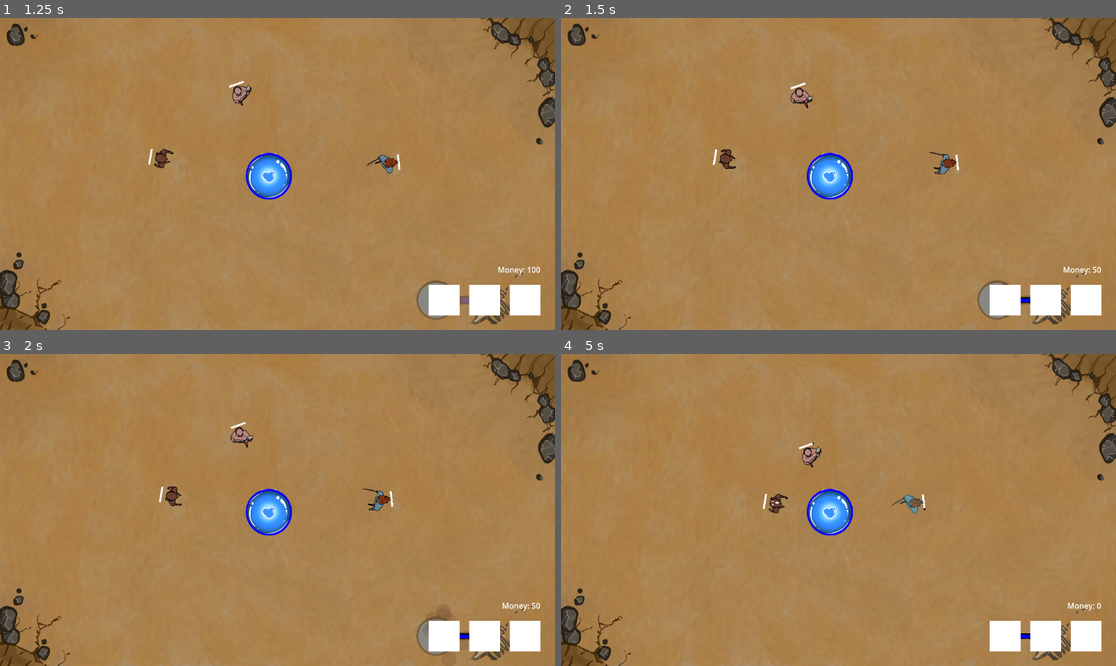
Above: before the commit, frames 1-4 (two rows, left to right).
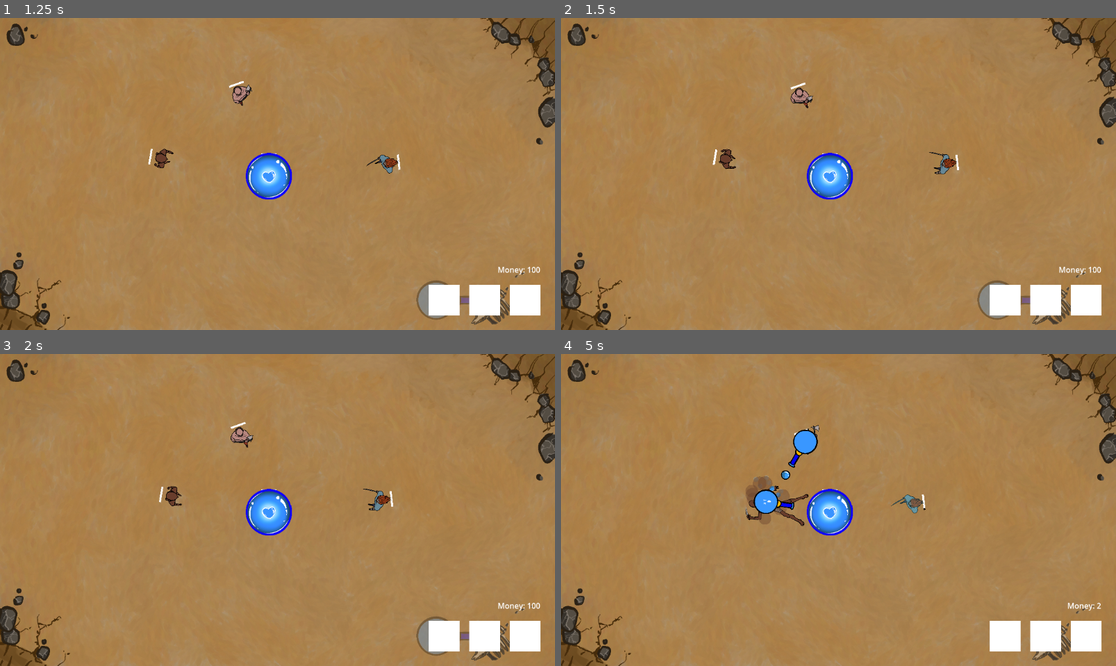
Above: after the commit, the same moments.

Repository: PNP-Gamejam/ggj2025-bubbles
Game: Godot game, scene res://main.tscn
Two runs of this game, one before a commit and one after it. Both use one fixed random seed, a clock stepped at 60 frames per second and the inputs below. Sound files missing from this copy of the repository are replaced by a short silence.
Inputs (mouse positions are in pixels of both pictures, inside the frame that each line leads up to):
- Up to frame 1 (1.25 s): click (444, 298) at 0.5 s
- Up to frame 2 (1.5 s): click (1005, 298) at 1.25 s
- Up to frame 3 (2 s): no input
- Up to frame 4 (5 s): click (1005, 634) at 2 s; move the mouse to (805, 441) at 2.77 s; hold Q (select_sentry_1, bound only after the commit) 2.78-3.53 s; click (805, 441) at 2.92 s; move the mouse to (927, 500) at 3.52 s; click (927, 500) at 3.6 s; tap Q (select_sentry_1, bound only after the commit) at 3.8 s; move the mouse to (766, 500) at 4.27 s; hold Q (select_sentry_1, bound only after the commit) from 4.28 s (still down); click (766, 500) at 4.42 s

Frame 1 is identical in both runs. In frame 2, 0.1% of the frame differs, in the area x 79-97%, y 79-96%; in frame 3, 0.2%; in frame 4, 1.5%, in the area x 33-98%, y 22-92%.

Commit message:
base attacked juice, select turret 1 hotkey

Diff:
--- a/base.gd
+++ b/base.gd
@@ -6,6 +6,8 @@
 @export var hp := 10
 @onready var _attackable: Attackable = $Attackable
 @onready var animated_sprite: AnimatedSprite2D = $AnimatedSprite2D
+
+@onready var attacked_particles: GPUParticles2D = $AttackedParticles2D
 
 func _ready() -> void:
 	_attackable.max_hp = hp
@@ -16,7 +18,12 @@
 	_attackable.hp_changed.connect(func():
 		if _attackable.hp > 0:
 			_shake()
-			animated_sprite.frame = _attackable.max_hp / _attackable.hp
+			var new_frame = int(_attackable.max_hp / _attackable.hp)
+			print(_attackable.max_hp, " ", _attackable.hp, " ", new_frame, " ", animated_sprite.frame)
+			if new_frame != animated_sprite.frame:
+				attacked_particles.restart()
+				GlobalBus.health_threshold_reached.emit()
+				animated_sprite.frame = new_frame
 	)
 
 func _shake():
@@ -24,7 +31,7 @@
 	var tween = get_tree().create_tween()
 	tween.tween_method(func(t):
 		animated_sprite.position = origin + \
-			10 * pow(2, -.1*t) * sin(t)  * Vector2.RIGHT,
+			20 * pow(2, -.1*t) * sin(t)  * Vector2.RIGHT,
 		0, 10 * PI, .5
 	)
 	tween.tween_callback(func(): animated_sprite.position = Vector2.ZERO)
--- a/base.tscn
+++ b/base.tscn
@@ -10,6 +10,8 @@
 [ext_resource type="Texture2D" uid="uid://2lk25f0hpg0w" path="res://assets/Main bubble hp 60.png" id="5_nexw6"]
 [ext_resource type="Texture2D" uid="uid://dl61yvnr55xph" path="res://assets/Main bubble hp 80.png" id="6_tl337"]
 [ext_resource type="Texture2D" uid="uid://lmpeofo4s34a" path="res://assets/Main bubble hp 100.png" id="7_pne2c"]
+[ext_resource type="Texture2D" uid="uid://dbpkprsefo0pe" path="res://assets/Bubbles ammo.png" id="11_7mayq"]
+[ext_resource type="Shader" path="res://bullet_particle.gdshader" id="11_45roo"]
 
 [sub_resource type="SpriteFrames" id="SpriteFrames_dm0kp"]
 animations = [{
@@ -46,6 +48,45 @@
 shader_parameter/hp = 10.0
 shader_parameter/max_hp = 10.0
 
+[sub_resource type="ShaderMaterial" id="ShaderMaterial_yuqw7"]
+shader = ExtResource("11_45roo")
+
+[sub_resource type="Curve" id="Curve_oayyp"]
+_data = [Vector2(0, 1), 0.0, 0.0, 0, 0, Vector2(1, 0), 0.0, 0.0, 0, 0]
+point_count = 2
+
+[sub_resource type="CurveTexture" id="CurveTexture_1jegp"]
+curve = SubResource("Curve_oayyp")
+
+[sub_resource type="Curve" id="Curve_xrd6h"]
+max_value = 2.0
+_data = [Vector2(0, 2), 0.0, 0.0, 0, 0, Vector2(1, 0), -0.181878, 0.0, 0, 0]
+point_count = 2
+metadata/_snap_enabled = true
+
+[sub_resource type="CurveTexture" id="CurveTexture_lu6j7"]
+curve = SubResource("Curve_xrd6h")
+
+[sub_resource type="ParticleProcessMaterial" id="ParticleProcessMaterial_p3v0p"]
+particle_flag_disable_z = true
+emission_shape = 6
+emission_ring_axis = Vector3(0, 0, 1)
+emission_ring_height = 1.0
+emission_ring_radius = 90.0
+emission_ring_inner_radius = 80.0
+angle_min = -137.4
+angle_max = 274.7
+spread = 180.0
+flatness = 1.0
+radial_velocity_min = 50.0
+radial_velocity_max = 120.0
+damping_min = 80.0
+damping_max = 90.0
+damping_curve = SubResource("CurveTexture_lu6j7")
+scale_min = 0.8
+scale_max = 1.2
+alpha_curve = SubResource("CurveTexture_1jegp")
+
 [node name="Base" type="Node2D" groups=["base"]]
 script = ExtResource("1_5f5so")
 
@@ -62,3 +103,12 @@
 material = SubResource("ShaderMaterial_l8pkm")
 position = Vector2(0, -91)
 _attackable = NodePath("../Attackable")
+
+[node name="AttackedParticles2D" type="GPUParticles2D" parent="."]
+material = SubResource("ShaderMaterial_yuqw7")
+emitting = false
+amount = 32
+process_material = SubResource("ParticleProcessMaterial_p3v0p")
+texture = ExtResource("11_7mayq")
+one_shot = true
+explosiveness = 1.0
--- /dev/null
+++ b/camera.gd
@@ -0,0 +1,15 @@
+extends Camera2D
+
+func _ready() -> void:
+	GlobalBus.health_threshold_reached.connect(_shake)
+
+func _shake():
+	var origin = position
+	var tween = get_tree().create_tween()
+	tween.tween_method(func(t):
+		position = origin + \
+			10 * pow(2, -.1*t) * sin(t)  * Vector2.RIGHT.rotated(randf()*TAU),
+		0, 10 * PI, .5
+	)
+	tween.tween_callback(func(): position = origin)
+	tween.play()
--- a/main.gd
+++ b/main.gd
@@ -19,13 +19,7 @@
 
 func _ready() -> void:
 	GlobalBus.money_dropped.connect(func(amount:float): money += amount)
-	sentry_button.pressed.connect(func():
-		if money >= 50:
-			placeholder.texture = SENTRY_SPRITE
-			placeholder.scale = Vector2.ONE * 0.4
-			placeholder.offset = Vector2(30, 0)
-			on_click = buy_and_place_sentry
-	)
+	sentry_button.pressed.connect(_select_sentry_1)
 	base.died.connect(func():
 		GlobalBus.game_over.emit()
 		game_over_panel.show()
@@ -33,7 +27,10 @@
 	main_menu_button.pressed.connect(func(): get_tree().change_scene_to_file("res://main_menu/main.tscn"))
 	retry_button.pressed.connect(func(): get_tree().reload_current_scene())
 
-func _input(event: InputEvent) -> void:
+
+func _unhandled_input(event: InputEvent) -> void:
+	if event.is_action_pressed("select_sentry_1"):
+		_select_sentry_1()
 	if event.is_action_pressed("place_sentry"):
 		on_click.call()
 		on_click = func(): pass
@@ -49,3 +46,10 @@
 	var sentry = SENTRY.instantiate()
 	sentry.global_position = get_global_mouse_position()
 	get_tree().current_scene.add_child(sentry)
+
+func _select_sentry_1():
+	if money >= 50:
+		placeholder.texture = SENTRY_SPRITE
+		placeholder.scale = Vector2.ONE * 0.4
+		placeholder.offset = Vector2(30, 0)
+		on_click = buy_and_place_sentry
--- a/main.tscn
+++ b/main.tscn
@@ -1,8 +1,9 @@
-[gd_scene load_steps=16 format=3 uid="uid://dope7ywd57rhn"]
+[gd_scene load_steps=17 format=3 uid="uid://dope7ywd57rhn"]
 
 [ext_resource type="Script" path="res://main.gd" id="1_ac088"]
 [ext_resource type="PackedScene" uid="uid://tbcd247fin7t" path="res://base.tscn" id="2_g7t2p"]
 [ext_resource type="Script" path="res://damage_clicker.gd" id="3_1wouj"]
+[ext_resource type="Script" path="res://camera.gd" id="3_7oor4"]
 [ext_resource type="PackedScene" uid="uid://bohl7r3rctjnj" path="res://damage_stacker.tscn" id="4_n3h7q"]
 [ext_resource type="Texture2D" uid="uid://8x2yqsh3qtf7" path="res://assets/Bg. jpg.jpg" id="6_x3iyv"]
 [ext_resource type="Script" path="res://placeholder.gd" id="7_ttnha"]
@@ -35,6 +36,7 @@
 [node name="Camera2D" type="Camera2D" parent="."]
 position = Vector2(609, 288)
 zoom = Vector2(0.5, 0.5)
+script = ExtResource("3_7oor4")
 
 [node name="Base" parent="." instance=ExtResource("2_g7t2p")]
 position = Vector2(573, 298)
--- a/project.godot
+++ b/project.godot
@@ -37,6 +37,11 @@
 "events": [null, Object(InputEventMouseButton,"resource_local_to_scene":false,"resource_name":"","device":-1,"window_id …(259 unchanged characters)…
 ]
 }
+select_sentry_1={
+"deadzone": 0.5,
+"events": [Object(InputEventKey,"resource_local_to_scene":false,"resource_name":"","device":-1,"window_id":0,"alt_pressed":false,"shift_pressed":false,"ctrl_pressed":false,"meta_pressed":false,"pressed":false,"keycode":0,"physical_keycode":81,"key_label":0,"unicode":113,"location":0,"echo":false,"script":null)
+]
+}
 
 [rendering]
 
--- a/scripts/global_bus.gd
+++ b/scripts/global_bus.gd
@@ -2,3 +2,4 @@
 
 signal money_dropped(amount: float)
 signal game_over
+signal health_threshold_reached
Not shown: 1 places in base.tscn that only renumber resources
